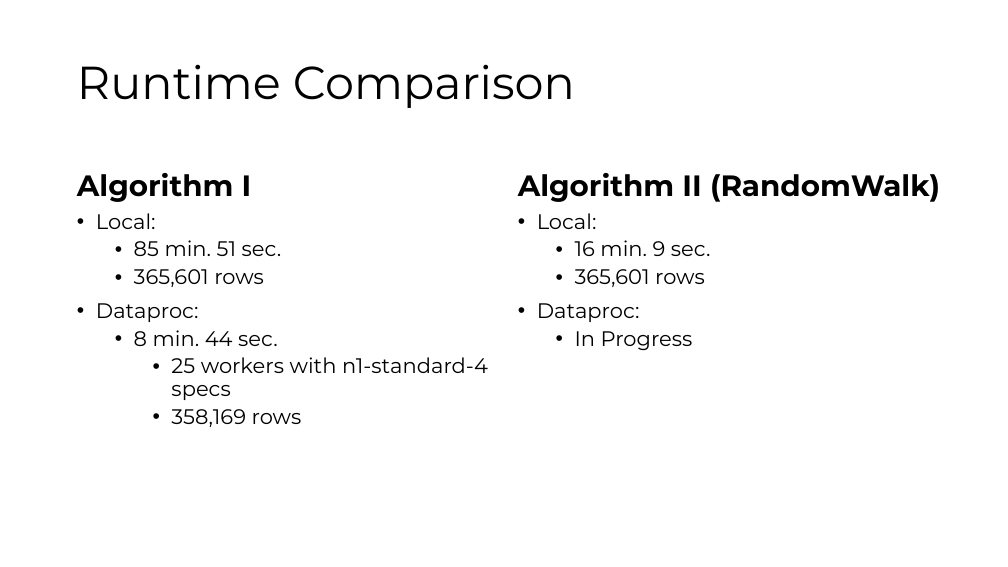
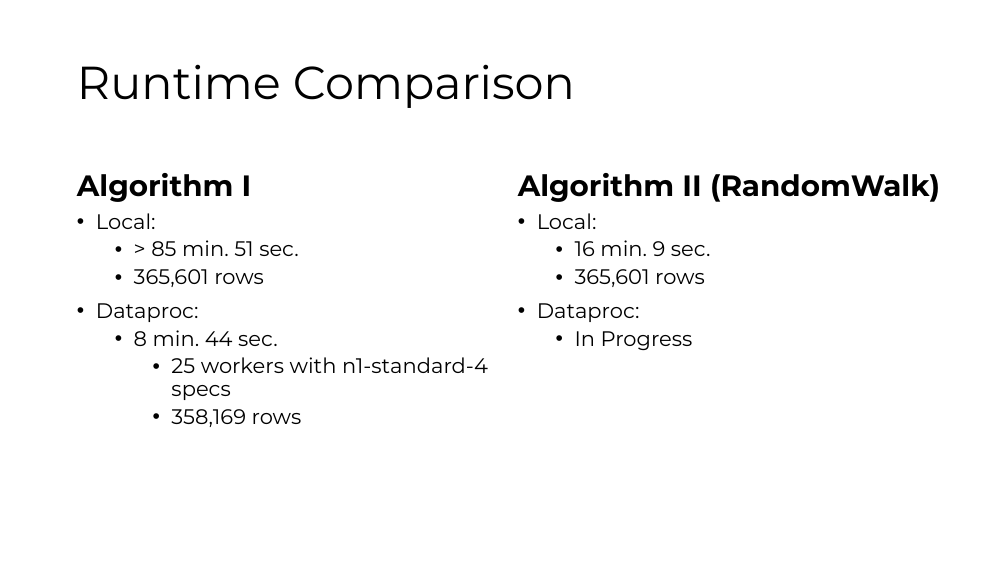
Before and after one commit to ibhojwani/seip_big_data, a slide deck: slide 15 of Presentation.pptx. Drawn at 1008x567 pixels with LibreOffice and Linux fonts; fonts in the diff are those of the drawing. Boxes give left, top, right and bottom in pixels: in the first picture for what was removed or moved away, otherwise in the second. Text is boxed around its words. In the diff, an @@ line names an element or a change of style, - is before the commit and + after.

```diff
--- a/Presentation.pptx
+++ b/Presentation.pptx
@@ text at (151,240,299,256): text changed @@
-  • 85 min. 51 sec.
+  • > 85 min. 51 sec.
```
Also in this commit, not shown: 1 other slide changed, 7 slides removed, 1 other file.
